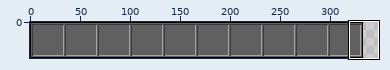
Pixel-art file -- Assets/UI Source/hotbar.aseprite. Above: a wide view before the commit, with the close-up outlined.
Close-up. Before the edit:
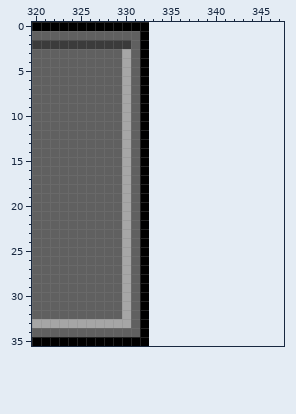
333x36 pixels, 1 frame. Shown: x 320..347, y 0..35. The old version is drawn lined up with the new one, on the new canvas.
And afterwards:
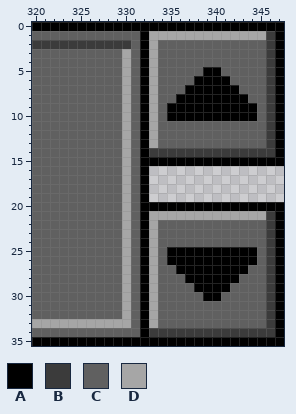
Palette (. is transparent): A #000000  B #3b3b3b  C #606060  D #a6a6a6
The edit:
canvas 333x36 -> 348x36
@@ x 331..347 @@
- 0 AA...............
- 1 CA...............
- 2 CA...............
- 3 CA...............
- 4 CA...............
- 5 CA...............
- 6 CA...............
- 7 CA...............
- 8 CA...............
- 9 CA...............
-10 CA...............
-11 CA...............
-12 CA...............
-13 CA...............
-14 CA...............
-15 CA...............
+ 0 AAAAAAAAAAAAAAAAA
+ 1 CADDDDDDDDDDDDDBA
+ 2 CADCCCCCCCCCCCCBA
+ 3 CADCCCCCCCCCCCCBA
+ 4 CADCCCCCCCCCCCCBA
+ 5 CADCCCCCAACCCCCBA
+ 6 CADCCCCAAAACCCCBA
+ 7 CADCCCAAAAAACCCBA
+ 8 CADCCAAAAAAAACCBA
+ 9 CADCAAAAAAAAAACBA
+10 CADCAAAAAAAAAACBA
+11 CADCCCCCCCCCCCCBA
+12 CADCCCCCCCCCCCCBA
+13 CADCCCCCCCCCCCCBA
+14 CABBBBBBBBBBBBBBA
+15 CAAAAAAAAAAAAAAAA
 16 CA...............
@@ x 331..347 @@
 19 CA...............
-20 CA...............
-21 CA...............
-22 CA...............
-23 CA...............
-24 CA...............
-25 CA...............
-26 CA...............
-27 CA...............
-28 CA...............
-29 CA...............
-30 CA...............
-31 CA...............
-32 CA...............
-33 CA...............
-34 CA...............
-35 AA...............
+20 CAAAAAAAAAAAAAAAA
+21 CADDDDDDDDDDDDDBA
+22 CADCCCCCCCCCCCCBA
+23 CADCCCCCCCCCCCCBA
+24 CADCCCCCCCCCCCCBA
+25 CADCAAAAAAAAAACBA
+26 CADCAAAAAAAAAACBA
+27 CADCCAAAAAAAACCBA
+28 CADCCCAAAAAACCCBA
+29 CADCCCCAAAACCCCBA
+30 CADCCCCCAACCCCCBA
+31 CADCCCCCCCCCCCCBA
+32 CADCCCCCCCCCCCCBA
+33 CADCCCCCCCCCCCCBA
+34 CABBBBBBBBBBBBBBA
+35 AAAAAAAAAAAAAAAAA
Changed places in both close-ups, as pixel boxes (x1, y1, x2, y2):
added: (149, 22, 284, 346)
